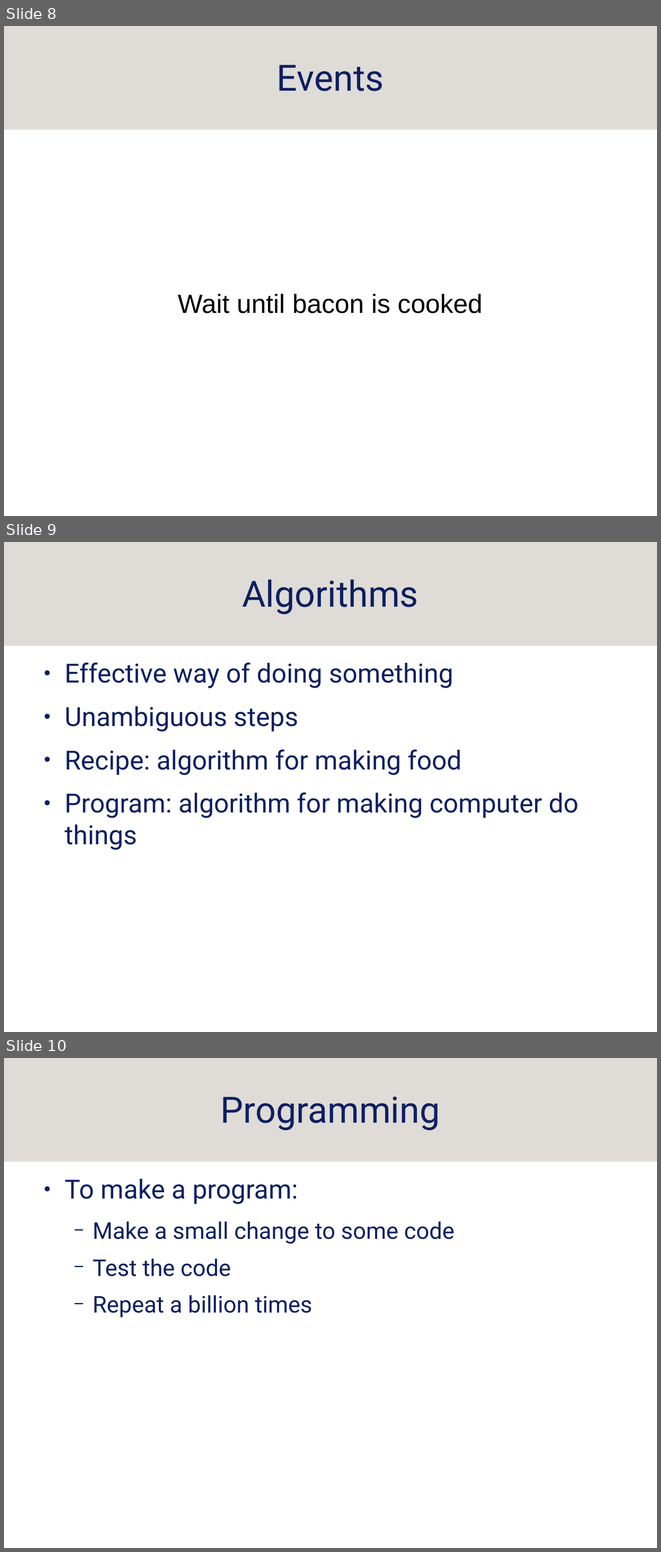
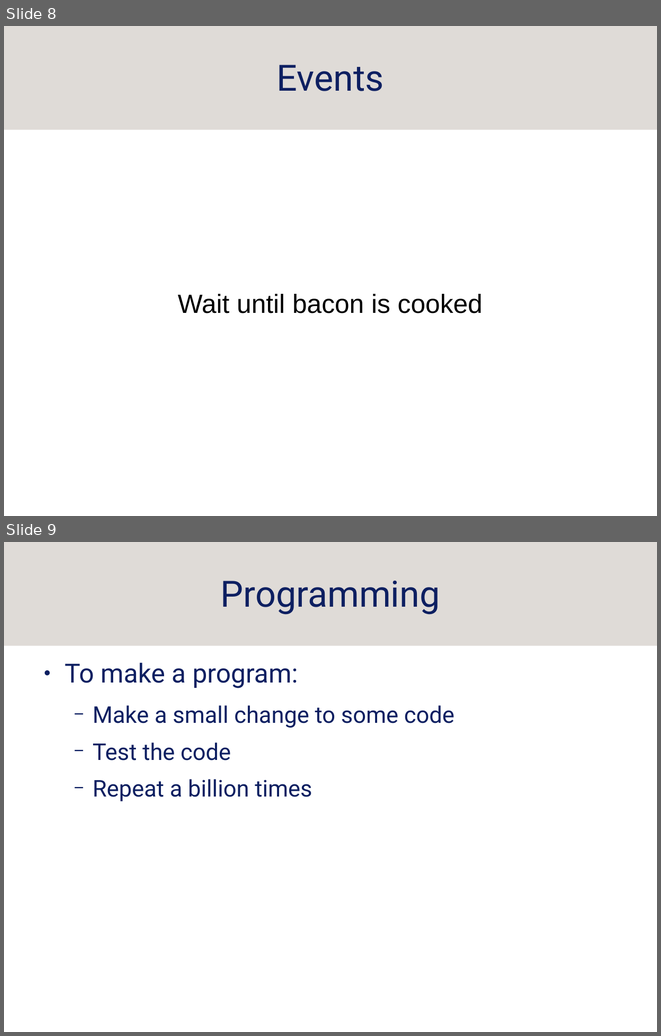
Before and after one commit to srobo-legacy/kickstart-presentations, a slide deck: programming.odp. Shown one above the other, each under a label of ours: slides 8, 9 and 10 before the commit, slides 8 and 9 after it. The pictures are 661x1552 and 661x1036 pixels, drawn with LibreOffice and Linux fonts; fonts in the diff are those of the drawing; background and template pictures are left out. Boxes give left, top, right and bottom in pixels: in the first picture for what was removed or moved away, otherwise in the second. Text is boxed around its words. In the diff, an @@ line names an element or a change of style, - is before the commit and + after.

```diff
--- a/programming.odp
+++ b/programming.odp
@@ slide 9 removed at <box>4,542,657,1032</box>, background #FFFFFF; not listed: 1 template element that a slide beside it also shows @@
@@ title removed at <box>242,579,418,615</box> @@
-Algorithms
@@ text removed at <box>64,662,579,850</box> @@
-● Effective way of doing something
-● Unambiguous steps
-● Recipe: algorithm for making food
-● Program: algorithm for making computer do things
@@ what was slide 10 is now slide 9 @@
```
Also in this commit, not shown: 3 slides changed.
